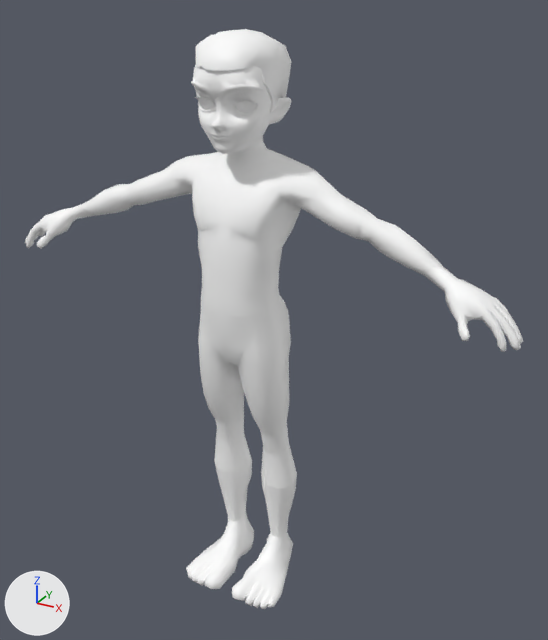
Before and after pictures for a commit that changed the glTF model models/male_avatar.glb.
The view is the same before and after, from a camera (50 mm lens) standing at (699.0, -1161.0, 1216.0) and looking at (32.0, 50.0, 610.0). Lighting does not change. The marker at lower left points along +X, +Y and +Z.

Script lines for the objects in view, before the commit:
```python
ob_animehead_male01 = bpy.data.objects.new('AnimeHead.Male01', me_animehead_male01)
ob_animehead_male01.location = (0.0, 0.0, 0.0)
ob_hair_rosti = bpy.data.objects.new('hair_rosti', me_hair_rosti)
ob_hair_rosti.location = (0.0, 0.0, 0.0)
ob_male01_anime01_barehandleft = bpy.data.objects.new('male01.anime01.BareHandLEFT', me_male01_anime01_barehandleft)
ob_male01_anime01_barehandleft.location = (0.0, 0.0, 0.0)
ob_male01_anime01_barehandright = bpy.data.objects.new('male01.anime01.BareHandRIGHT', me_male01_anime01_barehandright)
ob_male01_anime01_barehandright.location = (0.0, 0.0, 0.0)
ob_male01_anime01_leftfoot = bpy.data.objects.new('male01.anime01.leftFoot', me_male01_anime01_leftfoot)
ob_male01_anime01_leftfoot.location = (0.0, 0.0, 0.0)
ob_male01_anime01_pelvisnaked = bpy.data.objects.new('male01.anime01.PelvisNaked', me_male01_anime01_pelvisnaked)
ob_male01_anime01_pelvisnaked.location = (0.0, 0.0, 0.0)
ob_male01_anime01_rightcalf = bpy.data.objects.new('male01.anime01.rightCalf', me_male01_anime01_rightcalf)
ob_male01_anime01_rightcalf.location = (0.0, 0.0, 0.0)
ob_male01_anime01_rightfoot = bpy.data.objects.new('male01.anime01.rightFoot', me_male01_anime01_rightfoot)
ob_male01_anime01_rightfoot.location = (0.0, 0.0, 0.0)
ob_male01_anime01_torsonaked = bpy.data.objects.new('male01.anime01.TorsoNaked', me_male01_anime01_torsonaked)
ob_male01_anime01_torsonaked.location = (0.0, 0.0, 0.0)
# also in view: 'male01.anime01.leftCalf' at (56.0, 28.0, 195.0)
```
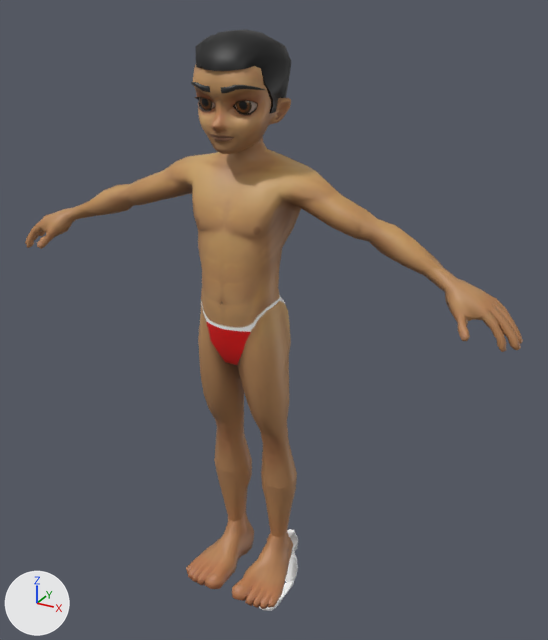
Where the newer file only moved an object's origin or applied its transform, the numbers keep the older frame.

Patch to the scene script:
```diff
--- a/models/male_avatar.glb.py
+++ b/models/male_avatar.glb.py
@@ img_male03_anime01_tops_minimumcoverageguidelines @@
+img_male03_anime01_tops_minimumcoverageguidelines = load_image('Male03_Anime01_Tops_MinimumCoverageGuidelines', '_unpacked/Male03_Anime01_Tops_MinimumCoverageGuidelines', 256, 512, 'sRGB')
@@ img_black @@
+img_black = load_image('black', '_unpacked/black', 32, 32, 'sRGB')
@@ img_eyes @@
+img_eyes = load_image('eyes', '_unpacked/eyes', 128, 128, 'sRGB')
@@ img_eyebrows @@
+img_eyebrows = load_image('eyebrows', '_unpacked/eyebrows', 128, 64, 'sRGB')
@@ img_male01_anime01_head_default_050degrees @@
+img_male01_anime01_head_default_050degrees = load_image('Male01_Anime01_head_default_050degrees', '_unpacked/Male01_Anime01_head_default_050degrees', 256, 256, 'sRGB')
@@ mat_head__2 @@
 mat_head__2 = principled_material('Head [2]')
-mat_head__2.base_color = (1.0, 1.0, 1.0)  # white #ffffff
+mat_head__2.texture = img_male01_anime01_head_default_050degrees
@@ mat_eyes__3 @@
 mat_eyes__3 = principled_material('Eyes [3]')
-mat_eyes__3.base_color = (0.988, 0.988, 0.988)  # white #fefefe
+mat_eyes__3.texture = img_eyes
@@ mat_eyebrows__6 @@
 mat_eyebrows__6 = principled_material('eyebrows [6]')
-mat_eyebrows__6.base_color = (1.0, 1.0, 1.0)  # white #ffffff
+mat_eyebrows__6.texture = img_eyebrows
@@ mat_hair__4 @@
 mat_hair__4 = principled_material('Hair [4]')
-mat_hair__4.base_color = (1.0, 1.0, 1.0)  # white #ffffff
+mat_hair__4.texture = img_black
@@ mat_skin__7 @@
 n0 = _N.new('ShaderNodeBsdfPrincipled'); n0.name = 'Principled BSDF'
 n1 = _N.new('ShaderNodeOutputMaterial'); n1.name = 'Material Output'
+n3 = _N.new('ShaderNodeMix'); n3.name = 'Mix'
+n3.data_type = 'RGBA'
+n3.blend_type = 'MULTIPLY'
+n3.inputs[0].default_value = 1.0  # 'Factor'
 n2 = _N.new('ShaderNodeVertexColor'); n2.name = 'Color Attribute'
+n4 = _N.new('ShaderNodeTexImage'); n4.name = 'Image Texture'
+n4.image = img_male03_anime01_tops_minimumcoverageguidelines
 _L.new(n0.outputs[0], n1.inputs[0])  # 'BSDF' to 'Surface'
-_L.new(n2.outputs[0], n0.inputs[0])  # 'Color' to 'Base Color'
+_L.new(n3.outputs[2], n0.inputs[0])  # 'Result' to 'Base Color'
+_L.new(n2.outputs[0], n3.inputs[7])  # 'Color' to 'B'
+_L.new(n4.outputs[0], n3.inputs[6])  # 'Color' to 'A'
@@ mat_glasses__0 @@
+mat_glasses__0 = principled_material('Glasses [0]')
+mat_glasses__0.base_color = (1.0, 1.0, 1.0)  # white #ffffff
@@ me_untitled_030 @@
+me_untitled_030.from_pydata(...)  # 150 vertices, 266 faces; spans x 14.0..69.0, y -28.0..108.0, z -80.0..79.0
+me_untitled_030.materials.append(mat_glasses__0)  # white #ffffff
@@ ob_glasses_wayfer @@
+ob_glasses_wayfer = bpy.data.objects.new('glasses_wayfer', me_untitled_030)
+ob_glasses_wayfer.location = (0.0, 0.0, 0.0)
```

Where the change shows, as pixel boxes (x1, y1, x2, y2) in the pictures (548 x 640 px):
'male01.anime01.TorsoNaked', surface changed (white to brown): (80, 142, 443, 317) in both
'male01.anime01.PelvisNaked', surface changed (grey to brown): (198, 295, 297, 489) in both
'AnimeHead.Male01', surface changed (grey to brown): (191, 64, 291, 154) in both
'hair_rosti', surface changed (white to black): (196, 29, 291, 113) in both
'male01.anime01.BareHandLEFT', surface changed (white to brown): (424, 267, 523, 352) in both
'male01.anime01.leftFoot', surface changed (white to brown): (232, 528, 293, 609) in both
'male01.anime01.rightFoot', surface changed (white to brown): (186, 512, 254, 589) in both
'male01.anime01.rightCalf', surface changed (grey to brown): (214, 461, 252, 522) in both
'male01.anime01.BareHandRIGHT', surface changed (white to brown): (25, 204, 92, 249) in both
'male01.anime01.leftCalf', surface changed (grey to brown): (261, 475, 297, 537) in both
'glasses_wayfer', added: after (259, 529, 298, 611)
